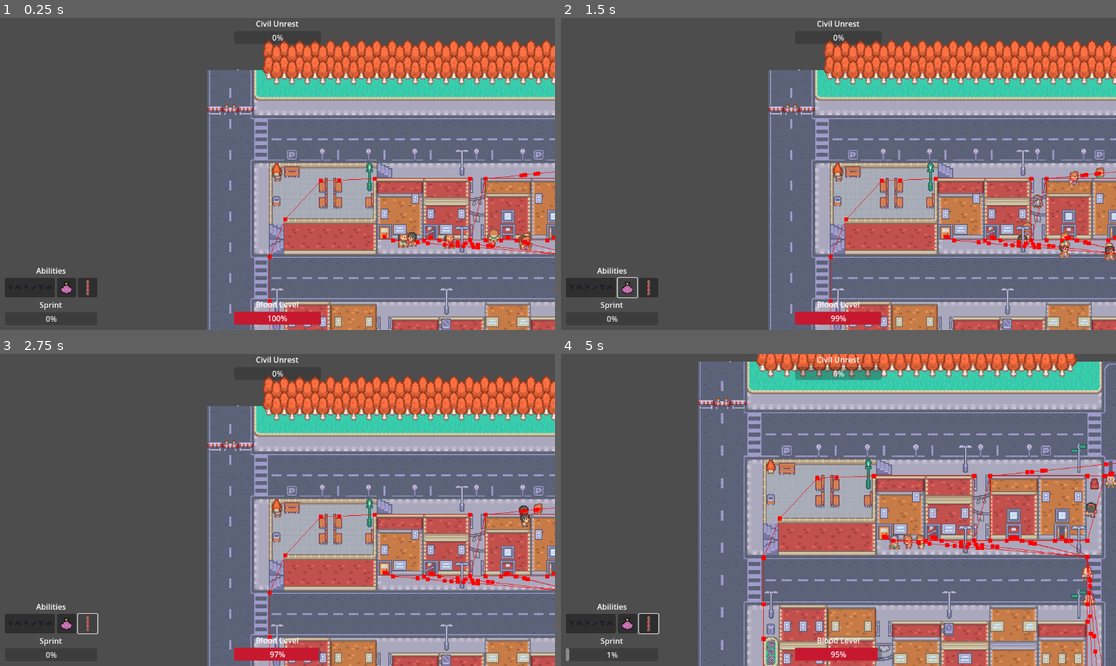
Above: before the commit, frames 1-4 (two rows, left to right).
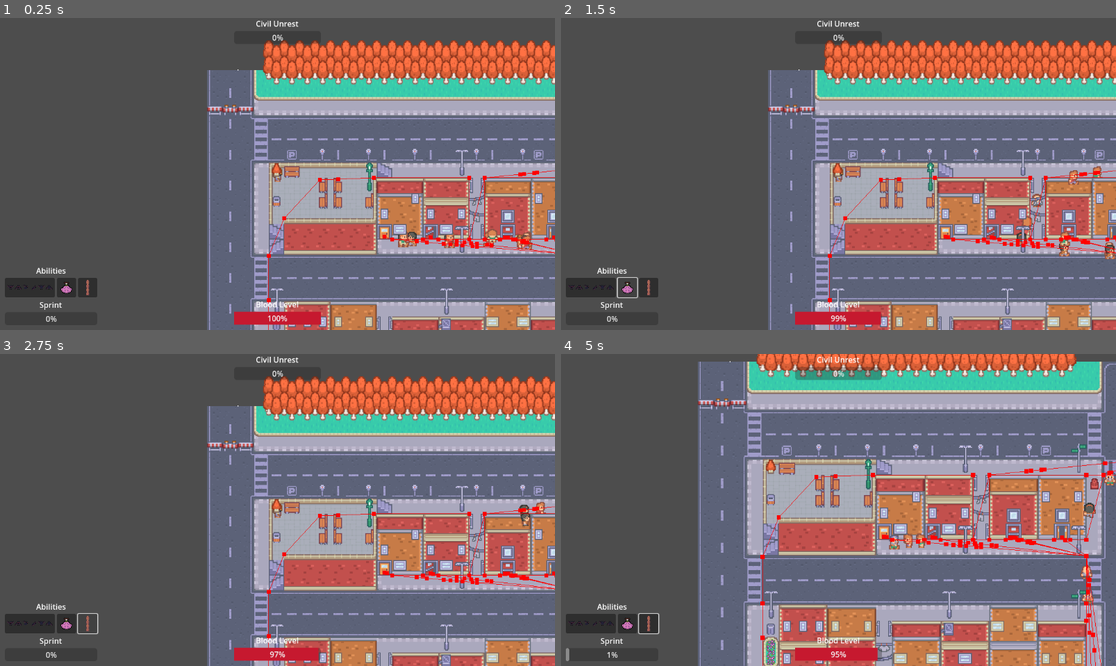
Above: after the commit, the same moments.

Repository: cmkrist/FromTheDead2025
Game: Godot game, scene res://scenes/Demo.tscn
Same seed, same stepped clock (60 frames per second), same inputs: the game is played once before the commit and once after it.
Inputs (mouse positions are in pixels of both pictures, inside the frame that each line leads up to):
- Up to frame 1 (0.25 s): no input
- Up to frame 2 (1.5 s): click (588, 286) at 0.5 s; click (627, 286) at 1.25 s
- Up to frame 3 (2.75 s): click (88, 622) at 2 s
- Up to frame 4 (5 s): tap Enter (ui_accept) at 2.75, 3.02, 3.77 s; move the mouse to (960, 494) at 2.77 s; press the mouse at (960, 494) at 2.78 s; hold D (move_right) 2.78-3.53 s; move the mouse to (727, 525) at 3.52 s; release the mouse at (727, 525) at 3.53 s; hold S (move_down) 3.53-4.28 s; tap Shift (sprint) at 3.6 s; move the mouse to (894, 441) at 4.27 s; hold D (move_right) from 4.28 s (still down); hold Mouse wheel up (zoom_in) from 4.28 s (still down)

The runs differ from the first frame. In frame 1, 1.2% of the frame differs, in the area x 48-100%, y 48-100%; in frame 2, 1.3%; in frame 3, 1.2%; in frame 4, 2.1%, in the area x 35-100%, y 34-100%.

Commit message:
Update first_level.tscn

Diff:
--- a/scenes/first_level.tscn
+++ b/scenes/first_level.tscn
@@ -770,7 +770,6 @@
 tile_set = SubResource("TileSet_ab8ao")
 
 [node name="Nav_Human" type="NavigationRegion2D" parent="." groups=["Navigation"]]
-position = Vector2(1, 1)
 navigation_polygon = SubResource("NavigationPolygon_imgkl")
 
 [node name="Nav_Car" type="NavigationRegion2D" parent="."]
